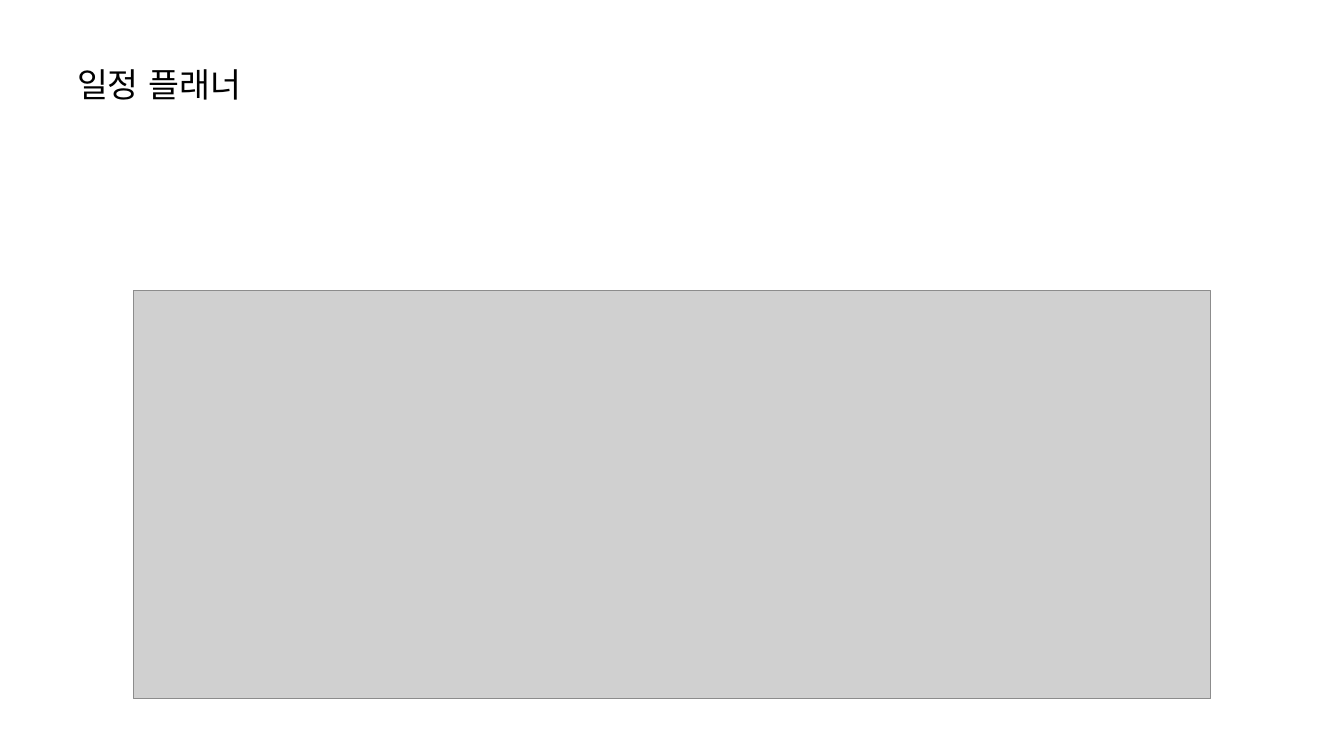
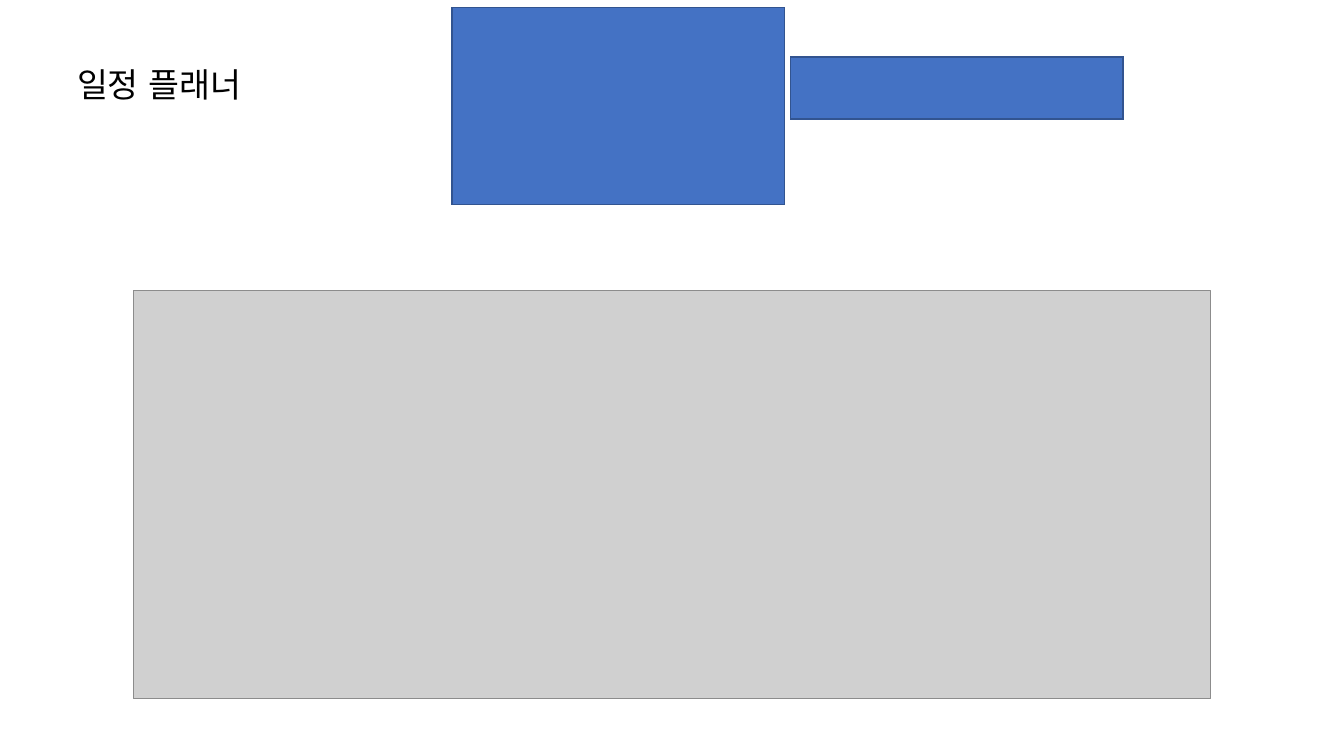
Before and after one commit to bomiiisong/Airbnb, a slide deck: slide 10 of presentation_template.pptx (slide 8 before the commit). Drawn at 1344x756 pixels with LibreOffice and Linux fonts; fonts in the diff are those of the drawing; grey boxes stand for pictures. Boxes give left, top, right and bottom in pixels: in the first picture for what was removed or moved away, otherwise in the second. Text is boxed around its words. In the diff, an @@ line names an element or a change of style, - is before the commit and + after.

```diff
--- a/presentation_template.pptx
+++ b/presentation_template.pptx
@@ rectangle added at bbox=[452, 7, 784, 205], fill #4472C4, outline #325491 1 pt @@
@@ rectangle added at bbox=[790, 57, 1123, 119], fill #4472C4, outline #325491 1 pt @@
```
Also in this commit, not shown: 5 other slides changed, 5 slides added.
